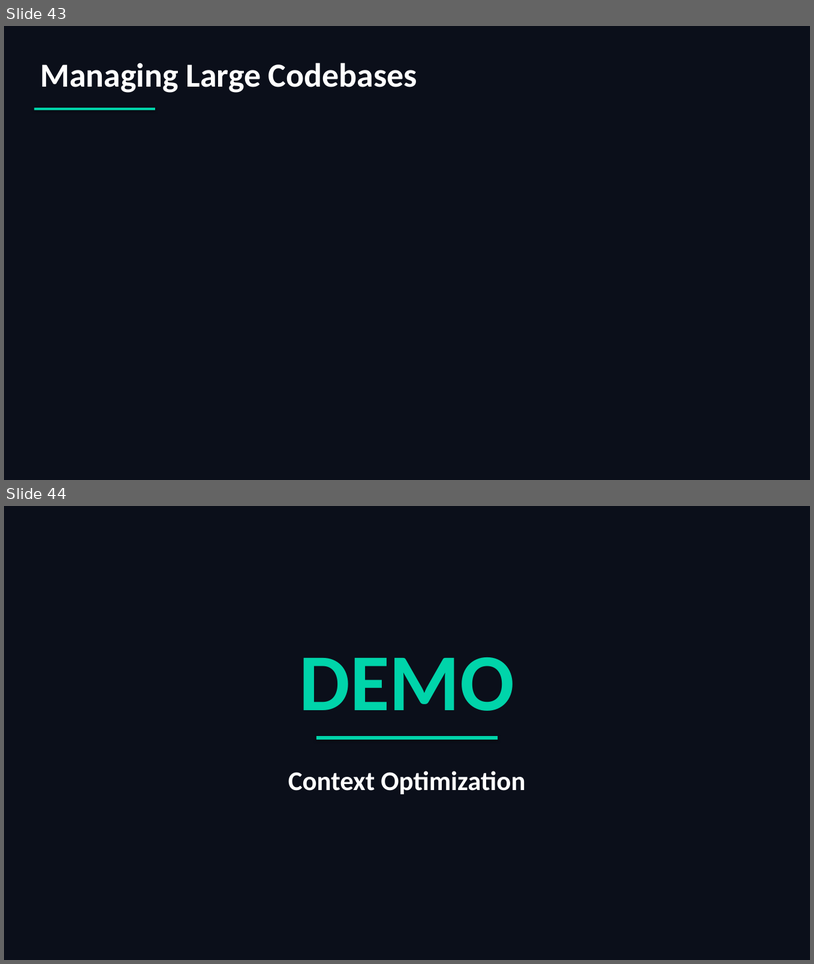
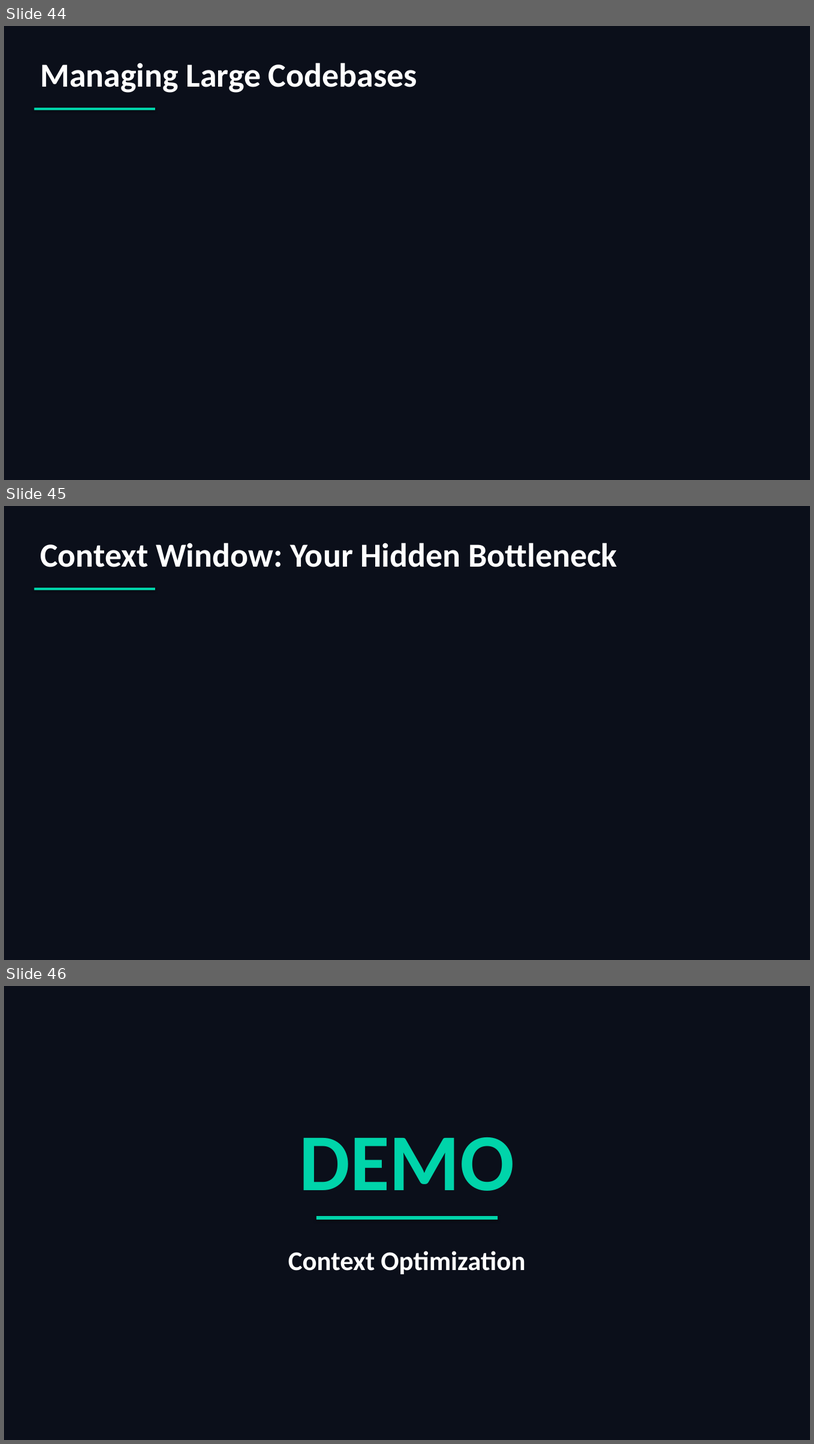
Before and after one commit to scottrhay/AIA-ClaudeCopilot, a slide deck: slides/Day2_Claude_Code_Fundamentals.pptx. Shown one above the other, each under a label of ours: slides 43 and 44 before the commit, slides 44, 45 and 46 after it. The pictures are 814x964 and 814x1444 pixels, drawn with LibreOffice and Linux fonts; fonts in the diff are those of the drawing. Boxes give left, top, right and bottom in pixels: in the first picture for what was removed or moved away, otherwise in the second. Text is boxed around its words. In the diff, an @@ line names an element or a change of style, - is before the commit and + after.

```diff
--- a/slides/Day2_Claude_Code_Fundamentals.pptx
+++ b/slides/Day2_Claude_Code_Fundamentals.pptx
@@ slide 45 added at <box>4,506,810,960</box>, background #0B0F1A @@
@@ text added at <box>40,543,617,567</box>, 40 pt, text #FFFFFF, bold @@
+Context Window: Your Hidden Bottleneck
@@ rectangle added at <box>34,588,155,590</box>, fill #00D4AA @@
@@ what was slide 43 is now slide 44 @@
@@ what was slide 44 is now slide 46 @@
```
Also in this commit, not shown: 11 other slides added, 1 other file.
